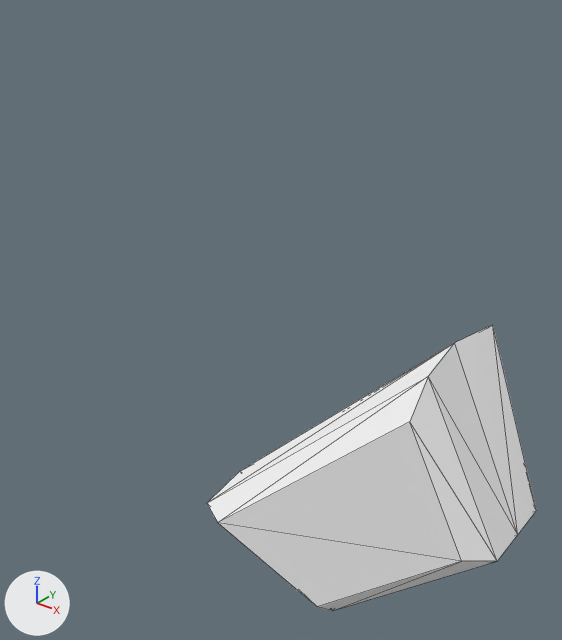
Two versions of the OBJ model Assets/Art/Nova1492/GXConverted/Models/Unknown/Review/datan_common_cf16ca36.obj, one commit apart.
Both versions are drawn from a camera (50 mm lens) standing at (22.35, -13.4, -2.7) and looking at (11.45, 0.22, -11.15). Lighting does not change. The marker at lower left points along +X, +Y and +Z. The older version comes first. Mesh edges are drawn as thin lines. Where no turn or scale is listed for an object, it has been applied to the vertices.

Before the edit, the objects in view are built like this:
```python
me_datan_common_cf16ca36 = bpy.data.meshes.new('datan_common_cf16ca36')
me_datan_common_cf16ca36.from_pydata(...)  # 24 vertices, 36 faces; spans x 10.12..18.15, y -1.89..1.89, z -18.18..-10.15
me_datan_common_cf16ca36.materials.append(mat_datan_common_cf16ca36)  # its picture is missing
ob_datan_common_cf16ca36 = bpy.data.objects.new('datan_common_cf16ca36', me_datan_common_cf16ca36)
ob_datan_common_cf16ca36.location = (0.0, 0.0, 0.0)
```
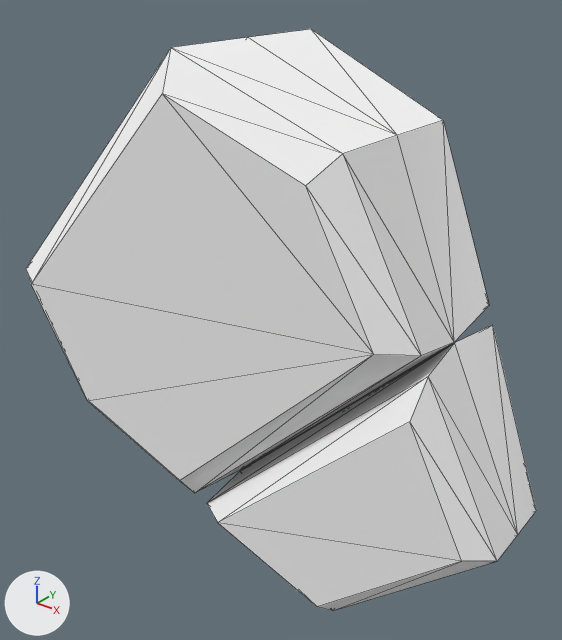
Scene script edits in JSON lines:
```json
{"op": "add", "block": "me_datan_common_cf16ca36_mesh01", "code": ["me_datan_common_cf16ca36_mesh01 = bpy.data.meshes.new('datan_common_cf16ca36_mesh01')", "me_datan_common_cf16ca36_mesh01.from_pydata(...)  # 18 vertices, 28 faces; spans x 4.51..16.25, y 0.0..2.72, z -16.27..-4.54", "me_datan_common_cf16ca36_mesh01.materials.append(mat_datan_common_cf16ca36)  # its picture is missing"]}
{"op": "add", "block": "me_datan_common_cf16ca36_mesh00", "code": ["me_datan_common_cf16ca36_mesh00 = bpy.data.meshes.new('datan_common_cf16ca36_mesh00')", "me_datan_common_cf16ca36_mesh00.from_pydata(...)  # 18 vertices, 28 faces; spans x 4.51..16.25, y -2.72..0.0, z -16.27..-4.54", "me_datan_common_cf16ca36_mesh00.materials.append(mat_datan_common_cf16ca36)  # its picture is missing"]}
{"op": "add", "block": "ob_datan_common_cf16ca36_mesh01", "code": ["ob_datan_common_cf16ca36_mesh01 = bpy.data.objects.new('datan_common_cf16ca36_mesh01', me_datan_common_cf16ca36_mesh01)", "ob_datan_common_cf16ca36_mesh01.location = (0.0, 0.0, 0.0)"]}
{"op": "add", "block": "ob_datan_common_cf16ca36_mesh00", "code": ["ob_datan_common_cf16ca36_mesh00 = bpy.data.objects.new('datan_common_cf16ca36_mesh00', me_datan_common_cf16ca36_mesh00)", "ob_datan_common_cf16ca36_mesh00.location = (0.0, 0.0, 0.0)"]}
```

What differs and where, as boxes (x1, y1, x2, y2) in the pictures (562 x 640 px):
```json
{"object": "datan_common_cf16ca36_mesh00", "change": "added", "after": [26, 37, 454, 493]}
{"object": "datan_common_cf16ca36_mesh01", "change": "added", "after": [248, 29, 489, 342]}
```
